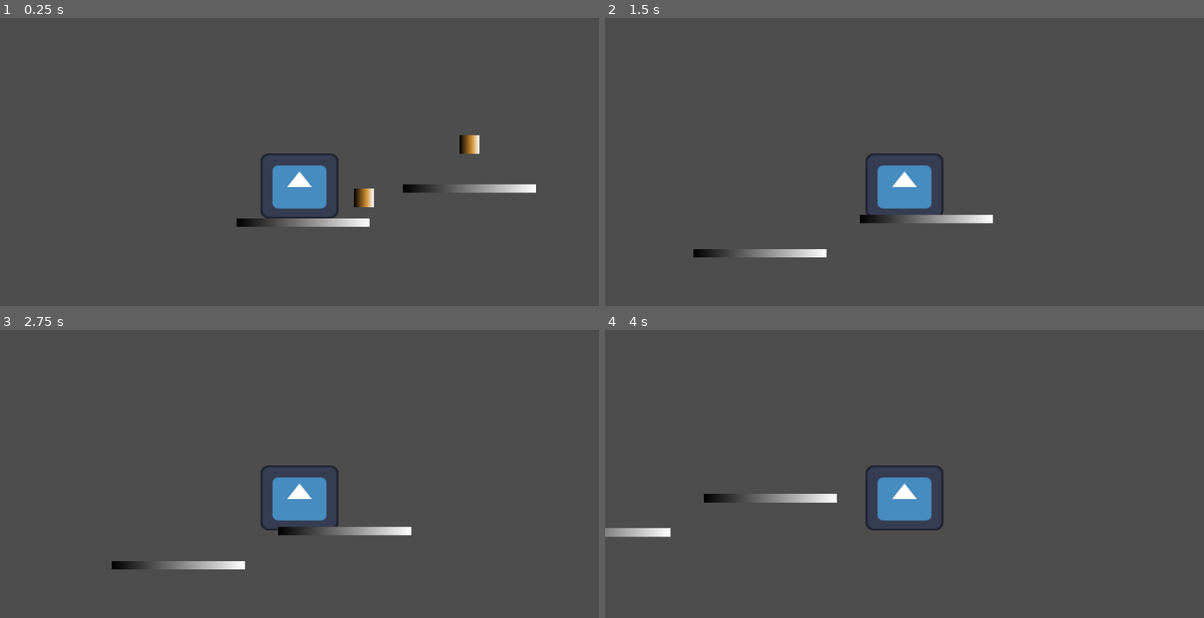
Above: before the commit, frames 1-4 (two rows, left to right).
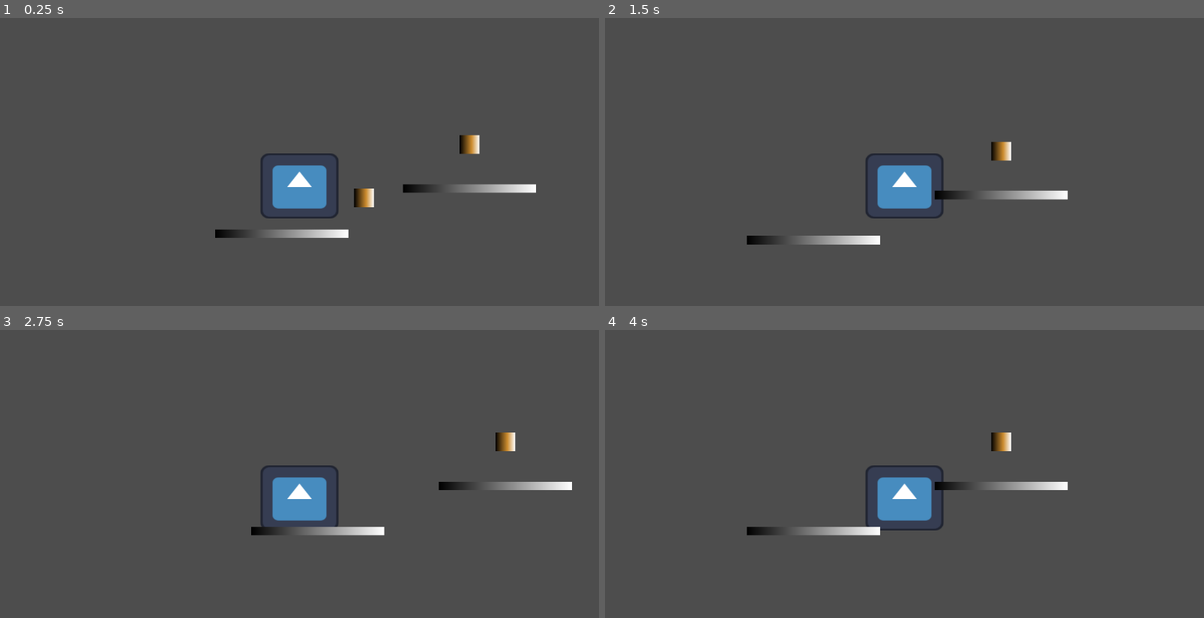
Above: after the commit, the same moments.

Repository: FedeRedes/plataformero
Game: Godot game, scene res://nivel.tscn
Two runs of this game, one before a commit and one after it. Both use one fixed random seed, a clock stepped at 60 frames per second and the inputs below. The engine's default icon, where the game draws it, is replaced by a stand-in: a white triangle on a blue panel in a dark square.
Inputs:
- Up to frame 1 (0.25 s): no input
- Up to frame 2 (1.5 s): hold D (derecha) from 0.53 s (still down); tap W (salto) at 0.77 s
- Up to frame 3 (2.75 s): tap W (salto) at 1.52 s; release D (derecha) at 2.03 s; hold A (izquierda) from 2.03 s (still down)
- Up to frame 4 (4 s): release A (izquierda) at 2.78 s; hold D (derecha) from 2.78 s (still down); tap W (salto) at 3.02, 3.77 s

The runs differ from the first frame. In frame 1, 1.0% of the frame differs, in the area x 35-62%, y 69-77%; in frame 2, 2.4%, in the area x 14-78%, y 42-84%; in frame 3, 2.0%; in frame 4, 2.2%.

Commit message:
sumar puntaje y agregar una gema

Diff:
--- a/nivel.gd
+++ b/nivel.gd
@@ -5,3 +5,9 @@
 
 func _on_moneda_body_entered(body: Node2D) -> void:
 	puntaje = puntaje + 1
+	print (puntaje)
+
+
+func _on_gema_body_entered(body: Node2D) -> void:
+	puntaje = puntaje + 10
+	print (puntaje)
--- a/nivel.tscn
+++ b/nivel.tscn
@@ -1,9 +1,10 @@
-[gd_scene load_steps=5 format=3 uid="uid://cv7r8gunl7fpq"]
+[gd_scene load_steps=6 format=3 uid="uid://cv7r8gunl7fpq"]
 
 [ext_resource type="PackedScene" uid="uid://vrfl7y6nl4m0" path="res://jugador.tscn" id="1_h06de"]
 [ext_resource type="Script" uid="uid://cmistngr4tlv6" path="res://nivel.gd" id="1_j87l1"]
 [ext_resource type="PackedScene" uid="uid://cljph3q2f157g" path="res://props/piso.tscn" id="2_7gdj4"]
 [ext_resource type="PackedScene" uid="uid://4nvrxarrqhql" path="res://props/moneda.tscn" id="3_7gdj4"]
+[ext_resource type="PackedScene" uid="uid://s41jl43r3171" path="res://props/gema.tscn" id="5_ymy7k"]
 
 [node name="nivel" type="Node2D"]
 script = ExtResource("1_j87l1")
@@ -12,7 +13,7 @@
 scale = Vector2(0.7, 0.7)
 
 [node name="piso" parent="." instance=ExtResource("2_7gdj4")]
-position = Vector2(7, 92)
+position = Vector2(-34, 113)
 
 [node name="piso2" parent="." instance=ExtResource("2_7gdj4")]
 position = Vector2(327, 26)
@@ -23,5 +24,9 @@
 [node name="Moneda2" parent="." instance=ExtResource("3_7gdj4")]
 position = Vector2(110, 43)
 
+[node name="gema" parent="." instance=ExtResource("5_ymy7k")]
+position = Vector2(-159, 61)
+
 [connection signal="body_entered" from="Moneda" to="." method="_on_moneda_body_entered"]
 [connection signal="body_entered" from="Moneda2" to="." method="_on_moneda_body_entered"]
+[connection signal="body_entered" from="gema" to="." method="_on_gema_body_entered"]
